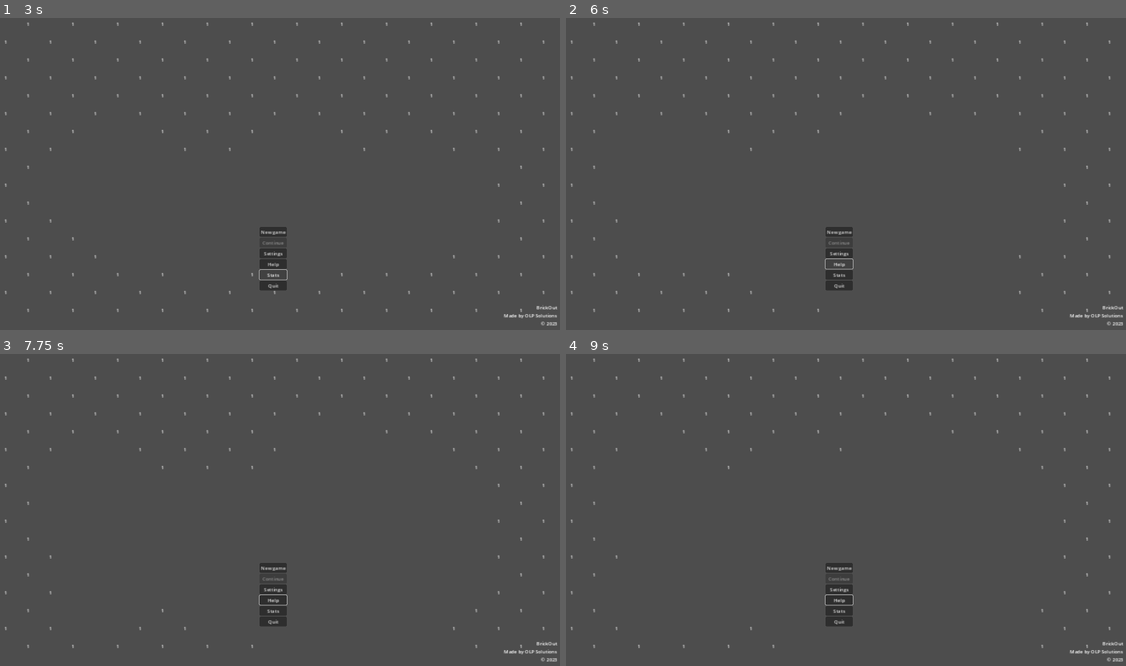
Above: before the commit, frames 1-4 (two rows, left to right).
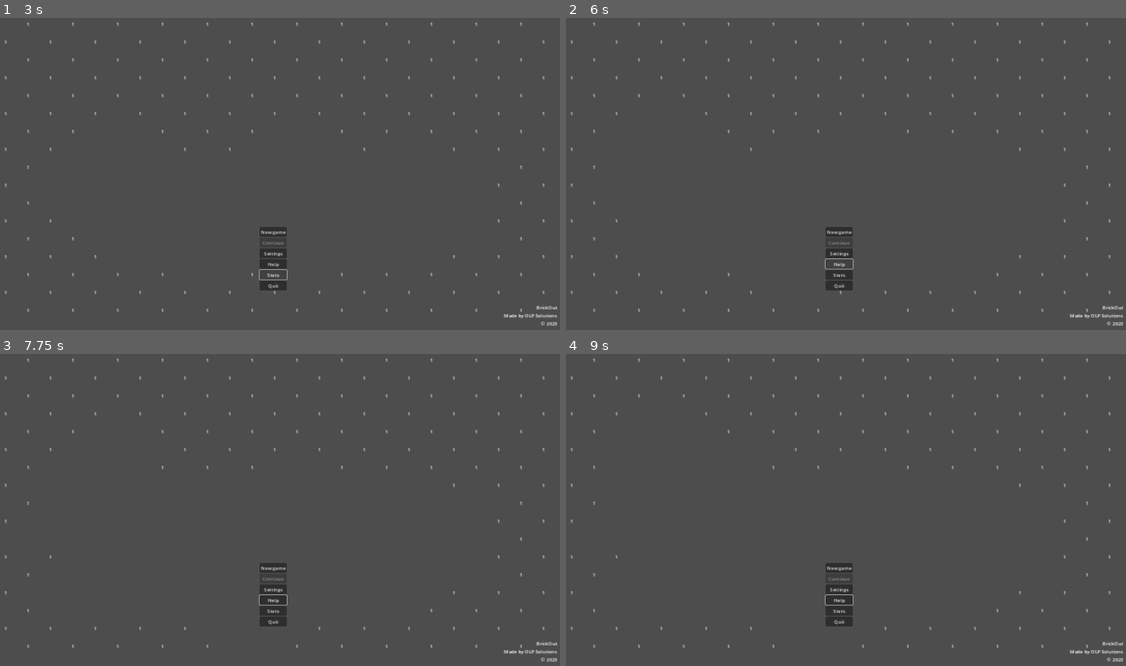
Above: after the commit, the same moments.

Repository: O-39889/brickout
Game: Godot game, scene res://scenes/main_menu.tscn
Two runs of this game, one before a commit and one after it. Both use one fixed random seed, a clock stepped at 60 frames per second and the inputs below. This scene is started directly instead of the project's main scene.
Inputs (mouse positions are in pixels of both pictures, inside the frame that each line leads up to):
- Up to frame 1 (3 s): click "New game" at 0.5 s; click "New game" at 1.25 s; click "Stats" at 2 s; click "Stats" at 2.75 s
- Up to frame 2 (6 s): click "New game" at 3.5 s; click "Stats" at 4.25 s; click "Settings" at 5 s; click "Help" at 5.75 s
- Up to frame 3 (7.75 s): move the mouse to (397, 488) at 6.52 s; click (397, 488) at 6.67 s; move the mouse to (156, 522) at 7.27 s; click (156, 522) at 7.42 s
- Up to frame 4 (9 s): move the mouse to (896, 435) at 8.02 s; click (896, 435) at 8.17 s; move the mouse to (812, 569) at 8.77 s; click (812, 569) at 8.92 s

Frame 1 is identical in both runs. In frame 2, less than 0.1% of the frame differs, in the area x 16-78%, y 30-95%; in frame 3, less than 0.1%; in frame 4, 0.1%, in the area x 4-82%, y 18-95%.

Commit message:
Add brick_destroyed signal

Diff:
--- a/scripts/Level.gd
+++ b/scripts/Level.gd
@@ -44,9 +44,9 @@
 	if add_paddle:
 		create_paddle();
 	if brick_mgr:
-		pass
+		brick_mgr.level = self;
 	if powerup_mgr:
-		pass
+		powerup_mgr.level = self;
 	EventBus.ball_lost.connect(_on_ball_lost);
 	EventBus.barrier_hit.connect(_on_barrier_hit);
 
--- a/scripts/RegularBrick.gd
+++ b/scripts/RegularBrick.gd
@@ -7,12 +7,17 @@
 
 
 func hit(b: Ball, damage: int):
-	super(b, damage);
-	durability -= damage;
-	if durability <= 0:
-		queue_free();
+	durability = maxi(0, durability - damage);
+	if durability == 0:
+		destroy(b);
 	else:
+		EventBus.brick_hit.emit(self, b);
 		queue_redraw();
+
+
+func destroy(b: Ball):
+	EventBus.brick_destroyed.emit(self, b);
+	queue_free();
 
 
 func _draw():
--- a/scripts/event_bus.gd
+++ b/scripts/event_bus.gd
@@ -5,4 +5,5 @@
 signal powerup_collected(powerup: Powerup);
 signal ball_target_speed_idx_changed;
 signal brick_hit(brick: Brick, ball: Ball);
+signal brick_destroyed(brick: Brick, ball: Ball);
 signal barrier_hit;
--- a/scripts/level_components/brick_manager.gd
+++ b/scripts/level_components/brick_manager.gd
@@ -4,14 +4,13 @@
 
 
 func _ready():
-	EventBus.brick_hit.connect(_on_brick_hit);
+	EventBus.brick_destroyed.connect(_on_brick_destroyed);
 
 
-func _on_brick_hit(brick: Brick, ball: Ball):
-	if brick is RegularBrick:
-		if brick.durability == 1:
-			# handle stuff like decrementing the brick counter etc idk
-			await get_tree().physics_frame;
-			if get_tree().get_nodes_in_group(&'destructible_bricks').is_empty():
-				print('Win!');
-				# something something
+func _on_brick_destroyed(brick: Brick, ball: Ball):
+	if brick.is_in_group(&'destructible_bricks'):
+		print(get_tree().get_nodes_in_group(&'destructible_bricks').size());
+		if get_tree().get_nodes_in_group(&'destructible_bricks').is_empty():
+			print('Win!');
+			await get_tree().create_timer(1.0).timeout;
+			get_tree().reload_current_scene();
--- a/scripts/level_components/main_menu_brick_manager.gd
+++ b/scripts/level_components/main_menu_brick_manager.gd
@@ -5,18 +5,23 @@
 
 
 @onready var level : Node2D = get_parent();
+@onready var sussy : bool = false;
 
 
 # Called when the node enters the scene tree for the first time.
 func _ready():
-	EventBus.brick_hit.connect(_on_brick_hit);
+	EventBus.brick_destroyed.connect(_on_brick_destroyed);
 
 
-func _on_brick_hit(brick: Brick, ball: Ball):
+func _on_brick_destroyed(brick: Brick, ball: Ball):
 	if brick is RegularBrick:
-		if brick.durability == 1:
-			if randf() < 0.08 and get_tree().get_nodes_in_group(&'balls').size() < level.BALL_LIMIT:
-				var new_ball : Ball = BALL_PACKED.instantiate();
-				new_ball.position = brick.position;
-				new_ball.direction = Vector2.UP.rotated(randf() * TAU);
-				level.add_child(new_ball);
+		if randf() < 0.08 and (get_tree()
+		.get_nodes_in_group(&'balls').size() < level.BALL_LIMIT
+		or randf() < 0.01): # 1 percent chance to ignore the ball limit idk why lmao
+			var new_ball : Ball = BALL_PACKED.instantiate();
+			new_ball.position = brick.position;
+			new_ball.direction = Vector2.UP.rotated(randf() * TAU);
+			level.add_child(new_ball);
+	await get_tree().physics_frame;
+	if get_tree().get_nodes_in_group(&'destructible_bricks').is_empty():
+		pass # do something idk
--- a/scripts/level_components/powerup_manager.gd
+++ b/scripts/level_components/powerup_manager.gd
@@ -15,7 +15,7 @@
 
 
 func _ready():
-	EventBus.brick_hit.connect(_on_brick_hit);
+	EventBus.brick_destroyed.connect(_on_brick_destroyed);
 	EventBus.powerup_collected.connect(_on_powerup_collected);
 	match level.pool_type:
 		Global.PowerupPoolType.Default:
@@ -116,22 +116,21 @@
 	# wait it wouldn't???
 
 
-func _on_brick_hit(brick: Brick, ball: Ball):
+func _on_brick_destroyed(brick: Brick, ball: Ball):
 	if brick is RegularBrick:
-		if brick.durability == 1:
-			if randf() < level.powerup_chance or OS.is_debug_build():
-				var powerup_node : PowerupNode = POWERUP_PACKED.instantiate();
-				powerup_node.global_position = brick.global_position;
-				var new_id : StringName = choose_weighted(recalculate_weights(powerup_weights));
-				var new_type : StringName;
-				for type in Powerup.POWERUP_POOL.keys():
-					if new_id in Powerup.POWERUP_POOL[type]:
-						new_type = type;
-						break;
-				var new_powerup : Powerup = Powerup.new(
-					new_id, new_type);
-				powerup_node.powerup = new_powerup;
-				add_child(powerup_node);
+		if randf() < level.powerup_chance or OS.is_debug_build():
+			var powerup_node : PowerupNode = POWERUP_PACKED.instantiate();
+			powerup_node.global_position = brick.global_position;
+			var new_id : StringName = choose_weighted(recalculate_weights(powerup_weights));
+			var new_type : StringName;
+			for type in Powerup.POWERUP_POOL.keys():
+				if new_id in Powerup.POWERUP_POOL[type]:
+					new_type = type;
+					break;
+			var new_powerup : Powerup = Powerup.new(
+				new_id, new_type);
+			powerup_node.powerup = new_powerup;
+			add_child(powerup_node);
 
 
 func _on_powerup_collected(powerup: Powerup):
